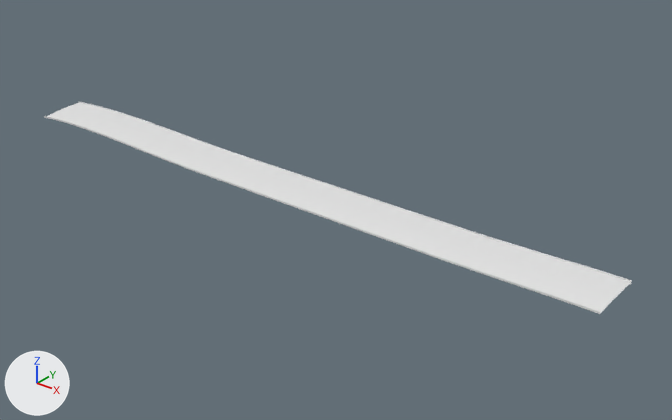
A saved change to the glTF model public/assets/gen3/models/track-00.glb.
Rendered twice from a 50 mm lens placed at (510.0, -345.0, 210.0), pointed at (220.0, 17.0, -14.0). The axes (+X, +Y, +Z) are drawn at lower left. The lights are the same throughout. The first picture is the older version. Vertices at exactly the same position are counted once.

The older version as bpy lines, for what is in view:
```python
me_track_00 = bpy.data.meshes.new('track-00')
me_track_00.from_pydata(...)  # 1274 vertices, 2328 faces; spans x -3.0..387.0, y -16.0..20.0, z -1.0..1.0
ob_track_00 = bpy.data.objects.new('track-00', me_track_00)
ob_track_00.location = (0.0, 0.0, 0.0)
```
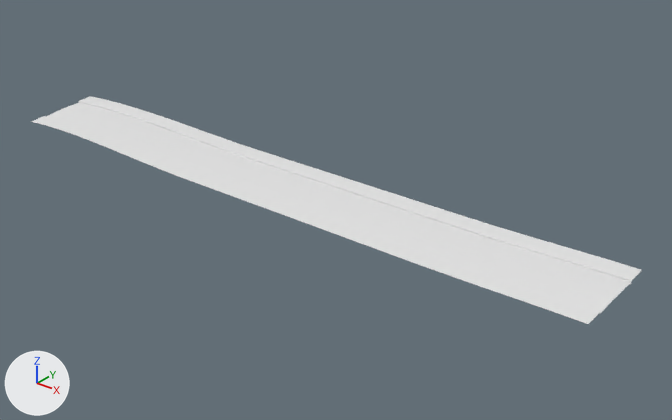
Where the change shows, as pixel boxes [x1, y1, x2, y2] in the pictures (672 x 420 px):
'track-00', reshaped (7% taller): before [44, 101, 632, 314]; after [31, 96, 642, 324]
part 1 of me_track_00, added: after [31, 96, 642, 324]

Patch to the scene script:
```diff
--- a/public/assets/gen3/models/track-00.glb.py
+++ b/public/assets/gen3/models/track-00.glb.py
@@ me_track_00 @@
 # used by ob_track_00; location = (0.0, 0.0, 0.0)
-me_track_00.from_pydata(...)  # 1274 vertices, 2328 faces; spans x -3.0..387.0, y -16.0..20.0, z -1.0..1.0
+me_track_00.from_pydata(...)  # 1470 vertices, 2716 faces; spans x -5.0..388.0, y -28.0..32.0, z -1.0..1.0
+# me_track_00 part 1
+# 9 vertices are added at x -5.0..78.0, y -28.0..29.0, z 1.0
+# 73 new vertices lie (0.0, -12.0, 0.0) away from vertices in x 29.0..384.0, y -16.0..-13.0, z 0.0..1.0
+# 59 new vertices lie (0.0, 12.0, 0.0) away from vertices in x 31.0..387.0, y 16.0..20.0, z 0.0..1.0
+# 19 new vertices lie (-1.0, 12.0, 0.0) away from vertices in x 10.0..371.0, y 17.0..20.0, z 0.0..1.0
+# 17 new vertices lie (1.0, 12.0, 0.0) away from vertices in x 64.0..128.0, y 17.0..19.0, z 1.0
+# 11 new vertices lie (3.0, -12.0, 0.0) away from vertices in x 48.0..115.0, y -15.0..-13.0, z 1.0
+# 8 new vertices lie (1.0, -12.0, 0.0) away from vertices in x 14.0..387.0, y -16.0..-13.0, z 0.0..1.0
+# 388 new faces join them
```
